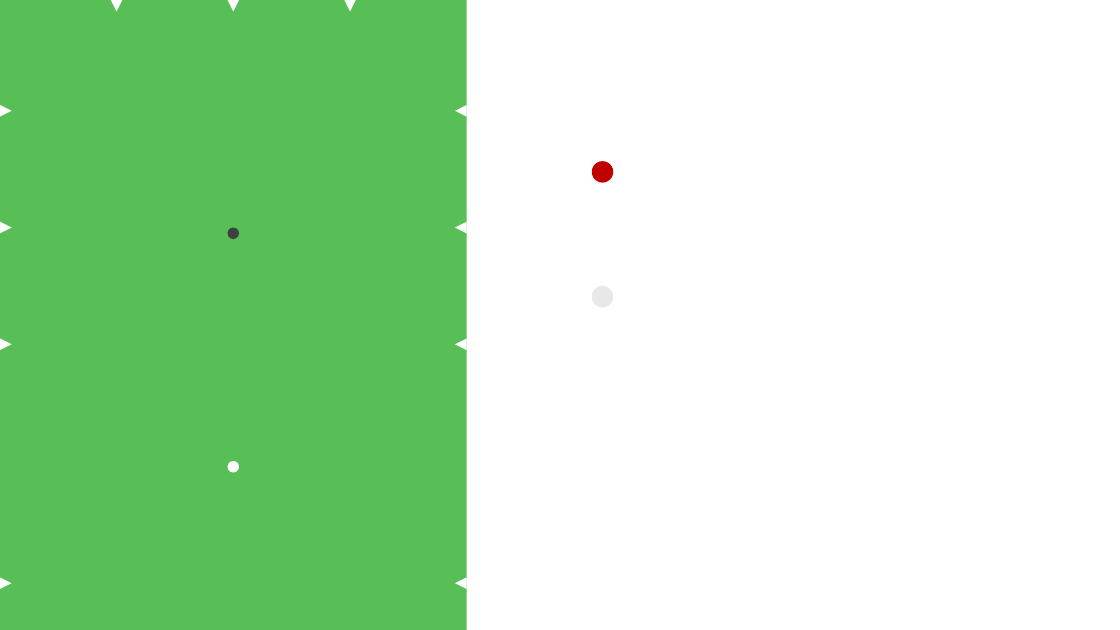
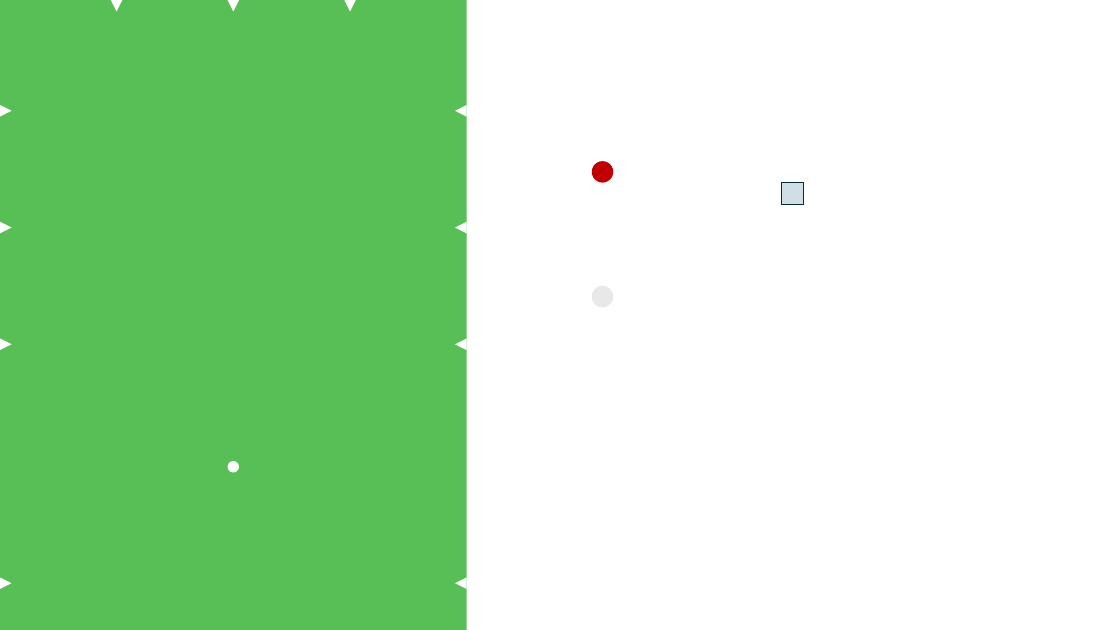
Before and after one commit to hotoku/bdrill, a slide deck: slide 1 of resource/pool.pptx. Drawn at 1120x630 pixels with LibreOffice and Linux fonts; fonts in the diff are those of the drawing. Boxes give left, top, right and bottom in pixels: in the first picture for what was removed or moved away, otherwise in the second. Text is boxed around its words. In the diff, an @@ line names an element or a change of style, - is before the commit and + after.

```diff
--- a/resource/pool.pptx
+++ b/resource/pool.pptx
@@ rectangle added at <box>782,182,804,204</box>, fill #156082 at 20% opacity, outline #092A39 0.5 pt @@
@@ ellipse removed at <box>228,228,239,239</box> @@
```
Also in this commit, not shown: 3 slides added, 9 other files.
